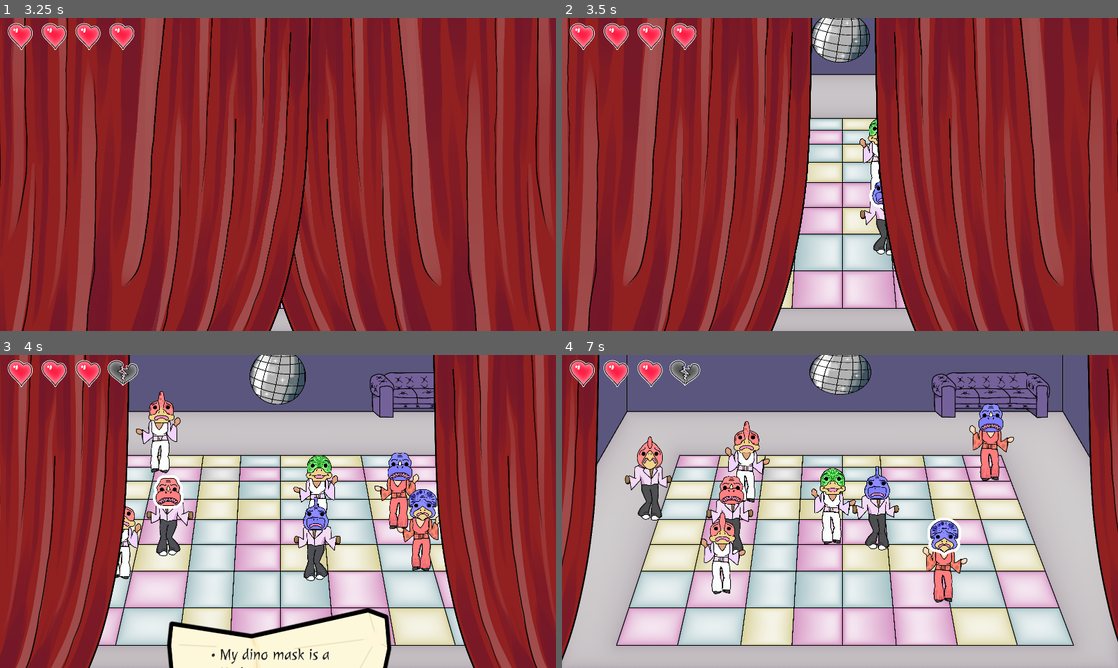
Above: before the commit, frames 1-4 (two rows, left to right).
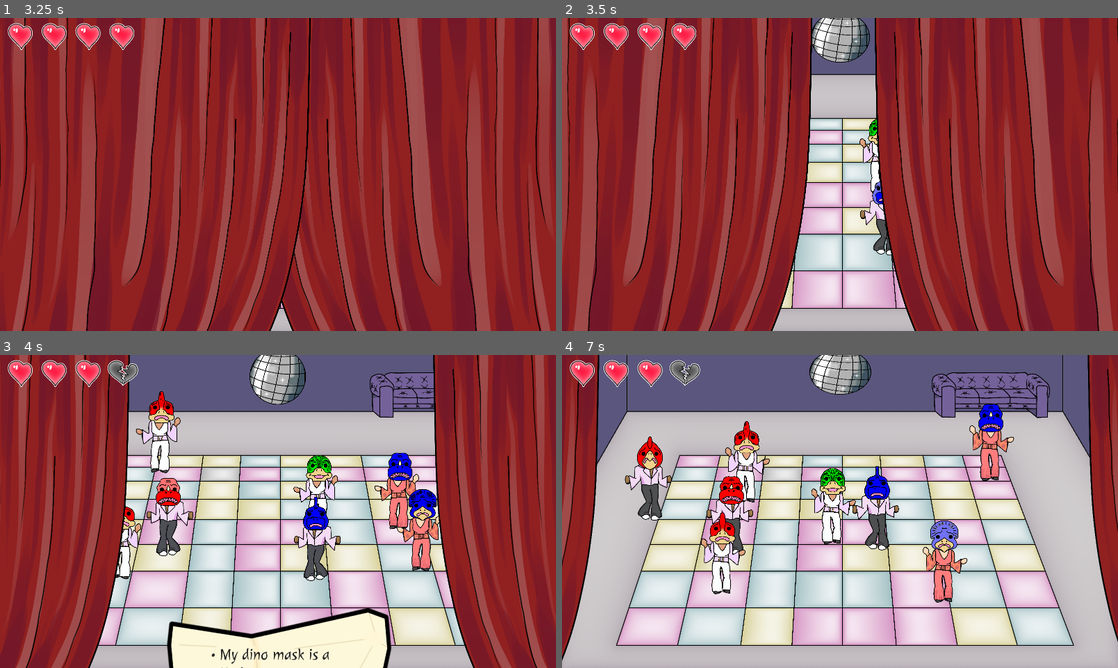
Above: after the commit, the same moments.

Repository: ValetNoir/ggj_2026
Game: Godot game, scene res://scenes/game.tscn
Same seed, same stepped clock (60 frames per second), same inputs: the game is played once before the commit and once after it.
Inputs (mouse positions are in pixels of both pictures, inside the frame that each line leads up to):
- Up to frame 1 (3.25 s): click "Play" at 0.5 s; click "Play" at 1.25 s; tap Enter at 2 s; move the mouse to (289, 108) at 2.02 s; click (289, 108) at 2.17 s; move the mouse to (322, 187) at 2.77 s; click (322, 187) at 2.92 s
- Up to frame 2 (3.5 s): no input
- Up to frame 3 (4 s): move the mouse to (166, 489) at 3.52 s; click (166, 489) at 3.67 s
- Up to frame 4 (7 s): move the mouse to (723, 411) at 4.27 s; click (723, 411) at 4.42 s; move the mouse to (650, 430) at 5.02 s; click (650, 430) at 5.17 s; move the mouse to (973, 442) at 5.77 s; click (973, 442) at 5.92 s; move the mouse to (945, 536) at 6.52 s; click (945, 536) at 6.67 s

Frame 1 is identical in both runs. In frame 2, 0.1% of the frame differs, in the area x 55-58%, y 32-61%; in frame 3, 1.4%; in frame 4, 1.7%, in the area x 13-80%, y 15-64%.

Commit message:
removed shitty outline code

Diff:
--- a/scenes/mask.tscn
+++ b/scenes/mask.tscn
@@ -15,8 +15,6 @@
 [sub_resource type="ShaderMaterial" id="ShaderMaterial_2a672"]
 resource_local_to_scene = true
 shader = ExtResource("2_xsism")
-shader_parameter/outline_thickness = 100.0
-shader_parameter/outline_color = Color(1, 1, 1, 1)
 shader_parameter/is_outline_on = false
 shader_parameter/mask_color = Vector4(0, 0, 0, 0)
 
--- a/scripts/mouth.gdshader
+++ b/scripts/mouth.gdshader
@@ -7,6 +7,6 @@
 void fragment() {
 	if(COLOR.r == COLOR.g && COLOR.g == COLOR.b) {
 		float mix_amount = COLOR.r;
-		COLOR = mix(COLOR, mask_color, mix_amount * 0.5);
+		COLOR *= mask_color;
 	}
 }
--- a/scripts/silhouette.gdshader
+++ b/scripts/silhouette.gdshader
@@ -1,73 +1,16 @@
 shader_type canvas_item;
 
-uniform float outline_thickness = 20.0;
-uniform vec4 outline_color: source_color = vec4(1.0);
+uniform sampler2D overlay_tex: repeat_enable, filter_linear;
 uniform bool is_outline_on = false;
-
-uniform sampler2D overlay_tex: repeat_enable, filter_linear;
 uniform vec4 mask_color;
 
-bool is_inside_usquare(vec2 x) {
-	return x == clamp(x, vec2(0.0), vec2(1.0));
-}
-
-vec4 blend(vec4 bottom, vec4 top) {
-    float alpha = top.a + bottom.a * (1.0 - top.a);
-    if (alpha < 0.0001) return vec4(0.0);
-    vec3 color = mix(bottom.rgb * bottom.a, top.rgb, top.a) / alpha;
-    return vec4(color, alpha);
-}
-
-void vertex() {
-	VERTEX += (UV * 2.0 - 1.0) * outline_thickness;
-}
+void vertex() {}
 
 void fragment() {
-	vec2 uv = UV;
-	vec4 texture_color = texture(TEXTURE, UV);
-
-	vec2 texture_pixel_size = vec2(1.0) / (vec2(1.0) / TEXTURE_PIXEL_SIZE + vec2(outline_thickness * 2.0));
-	uv = (uv - texture_pixel_size * outline_thickness) * TEXTURE_PIXEL_SIZE / texture_pixel_size;
-	if (is_inside_usquare(uv)) {
-		texture_color = texture(TEXTURE, uv);
-		float mix_amount = texture_color.r;
-		vec4 overlay_color = texture(overlay_tex, uv);
-		vec4 grey_scale = mix(texture_color, overlay_color, mix_amount);
-		texture_color = mix(grey_scale, mask_color, mix_amount * 0.5);
-	} else {
-		texture_color = vec4(0.0);
-	}
-
-	float alpha = 0.0;
-
-	if(is_outline_on) {
-		for (float y = 1.0; y <= outline_thickness; y++) {
-			for (float x = 0.0; x <= y; x++) {
-				if (length(vec2(x, y - 0.5)) > outline_thickness) break;
-				float look_at_alpha;
-				vec2 look_at_uv[8] = {
-					uv + vec2(x, y) * TEXTURE_PIXEL_SIZE,
-					uv + vec2(-x, y) * TEXTURE_PIXEL_SIZE,
-					uv + vec2(x, -y) * TEXTURE_PIXEL_SIZE,
-					uv + vec2(-x, -y) * TEXTURE_PIXEL_SIZE,
-					uv + vec2(y, x) * TEXTURE_PIXEL_SIZE,
-					uv + vec2(-y, x) * TEXTURE_PIXEL_SIZE,
-					uv + vec2(y, -x) * TEXTURE_PIXEL_SIZE,
-					uv + vec2(-y, -x) * TEXTURE_PIXEL_SIZE
-				};
-				for (int i = 0; i < 8; i++) {
-					if (is_inside_usquare(look_at_uv[i])) {
-						look_at_alpha = texture(TEXTURE, look_at_uv[i]).a;
-						if (look_at_alpha > alpha) alpha = look_at_alpha;
-						if (1.0 - alpha < 0.0001) break;
-					}
-				}
-
-				if (1.0 - alpha < 0.0001) break;
-			}
-
-			if (1.0 - alpha < 0.0001) break;
-		}
-	}
-	COLOR = blend(vec4(outline_color.rgb, alpha * outline_color.a), texture_color);
+	float mix_amount = COLOR.r;
+	vec4 overlay_color = texture(overlay_tex, UV.xy);
+	COLOR = mix(COLOR, overlay_color, mix_amount);
+	COLOR *= mask_color;
+	if(is_outline_on)
+		COLOR = mix(COLOR, vec4(1.0), 0.5 * mix_amount);
 }
